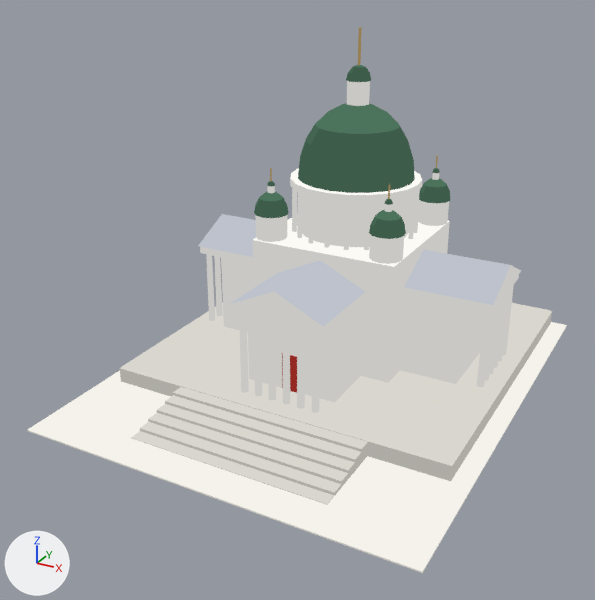
One commit to the glTF model plugins/postcard/skills/postcard/kit/art/3d/helsinki.glb: the scene before it, then after it.
Camera for both pictures: a 50 mm camera at (57.8, -116.8, 71.2) aimed at (-2.3, -7.5, 16.6). Arrows for +X, +Y and +Z are at lower left; the lights stay in place. The first picture is the older version. Vertices at exactly the same position are counted once.

Names of what the first picture shows: 'model'.
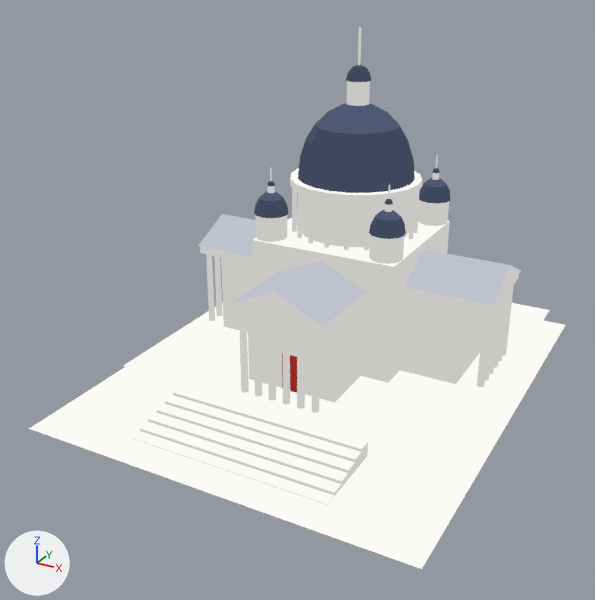
Edits to the bpy script that builds the scene:
```text
Change mat_material_0:
    where n0 = _N.new('ShaderNodeEmission'); n0.name = 'Emission'
    n0.inputs[0].default_value: (0.42, 0.409, 0.377, 1.0) -> (0.964, 0.955, 0.914, 1.0)  # 'Color', grey #adaba5 -> 'Color', white #fbfaf5
Change mat_material_5:
    where n0 = _N.new('ShaderNodeEmission'); n0.name = 'Emission'
    n0.inputs[0].default_value: (0.905, 0.888, 0.824, 1.0) -> (0.293, 0.0212, 0.0157, 1.0)  # 'Color', white #f4f2ea -> 'Color', red #932822
Change mat_material_6:
    where n0 = _N.new('ShaderNodeEmission'); n0.name = 'Emission'
    n0.inputs[0].default_value: (0.582, 0.577, 0.552, 1.0) -> (0.361, 0.0252, 0.0185, 1.0)  # 'Color', light grey #c9c8c4 -> 'Color', red #a22c25
Change mat_material_8:
    where n0 = _N.new('ShaderNodeEmission'); n0.name = 'Emission'
    n0.inputs[0].default_value: (0.964, 0.955, 0.914, 1.0) -> (0.0501, 0.0637, 0.107, 1.0)  # 'Color', white #fbfaf5 -> 'Color', dark blue #3f475c
Change mat_material_9:
    where n0 = _N.new('ShaderNodeEmission'); n0.name = 'Emission'
    n0.inputs[0].default_value: (0.507, 0.538, 0.604, 1.0) -> (0.0605, 0.0773, 0.13, 1.0)  # 'Color', light grey #bdc2cc -> 'Color', dark blue #464f65
Change mat_material_11:
    where n0 = _N.new('ShaderNodeEmission'); n0.name = 'Emission'
    n0.inputs[0].default_value: (0.293, 0.0212, 0.0157, 1.0) -> (0.0783, 0.1, 0.171, 1.0)  # 'Color', red #932822 -> 'Color', dark blue #4f5973
Change me_mesh_0:
    used by ob_model
    remove me_mesh_0.from_pydata(...)  # 1892 vertices, 3382 faces, 297 loose edges; spans x -33.0..33.0, y -40.0..40.0, z 0.0..58.1
    add me_mesh_0.from_pydata(...)  # 1876 vertices, 3346 faces, 277 loose edges; spans x -32.8..32.8, y -39.8..39.8, z 0.0..58.1
    me_mesh_0 part 1
    16 vertices are removed from x -33.0..33.0, y -40.0..40.0, z 0.0..3.0
    36 faces are deleted
    20 loose edges are deleted
    me_mesh_0 part 2: 36 faces spanning x -17.0..17.0, y -34.2..-21.0, z 0.0..2.9 switch from mat_material_0 to mat_material_1
    me_mesh_0 part 3: 14 faces spanning x -29.6..29.6, y -34.2..38.6, z 0.5..3.4 switch from mat_material_2 to mat_material_0
    me_mesh_0 part 4: 2 faces spanning x -32.8..32.8, y -39.8..39.8, z 0.4 switch from mat_material_5 to mat_material_0
    me_mesh_0 part 5: 1318 faces spanning x -27.6..27.9, y -18.9..36.6, z 3.4..49.9 switch from mat_material_6 to mat_material_1
    me_mesh_0 part 6: 336 faces spanning x -13.5..13.5, y -4.5..22.5, z 28.6..52.1 switch from mat_material_14 to mat_material_8
    me_mesh_0 part 7: 178 faces spanning x -13.5..12.9, y -3.9..22.5, z 28.6..52.1 switch from mat_material_15 to mat_material_9
    me_mesh_0 part 8: 388 faces spanning x -12.7..12.7, y -3.7..21.7, z 31.3..52.4 switch from mat_material_17 to mat_material_11
    me_mesh_0 part 9: 30 faces spanning x -10.7..10.7, y -1.7..19.7, z 34.1..58.1 switch from mat_material_18 to mat_material_1
    remove me_mesh_0.materials.append(mat_material_12)
    remove me_mesh_0.materials.append(mat_material_13)
    remove me_mesh_0.materials.append(mat_material_16)
    remove me_mesh_0.materials.append(mat_material_19)
    remove me_mesh_0.materials.append(mat_material_20)
```

Changed parts and their boxes (x1, y1, x2, y2) in the pictures (595 x 600 px):
'model', recoloured, reshaped: before (27, 27, 567, 573); after (29, 27, 565, 569)
part 1 of me_mesh_0, deleted: before (27, 311, 567, 573)
part 2 of me_mesh_0, recoloured: (132, 393, 368, 505) in both
part 3 of me_mesh_0, recoloured: (123, 303, 550, 504) in both
part 4 of me_mesh_0, edited (looks the same): (29, 322, 565, 569) in both
part 5 of me_mesh_0, edited (looks the same): (200, 81, 521, 413) in both
part 6 of me_mesh_0, recoloured: (254, 67, 450, 239) in both
part 7 of me_mesh_0, recoloured: (256, 67, 435, 227) in both
part 8 of me_mesh_0, recoloured: (259, 65, 447, 221) in both
part 9 of me_mesh_0, recoloured: (270, 28, 438, 199) in both
